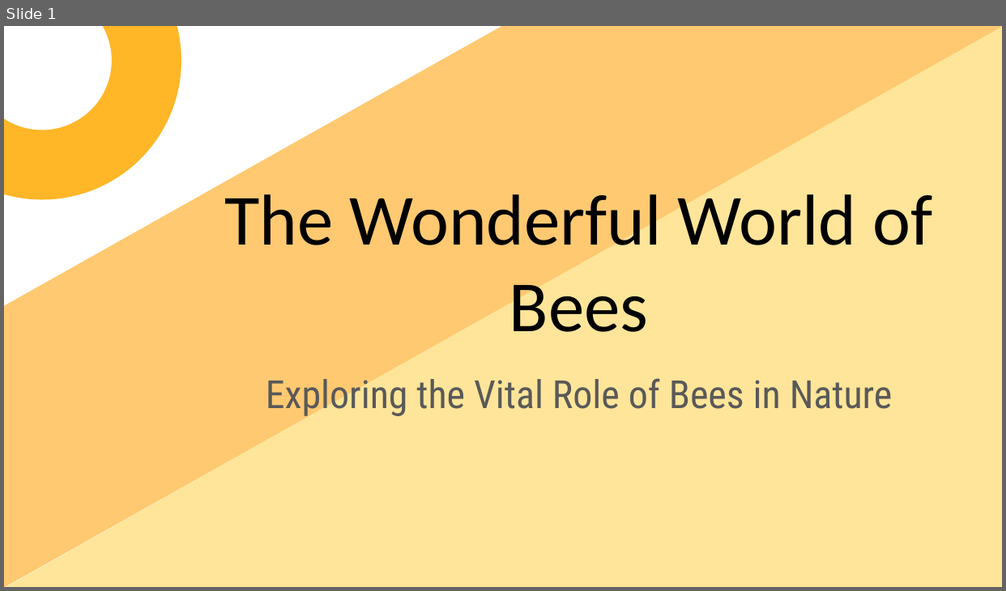
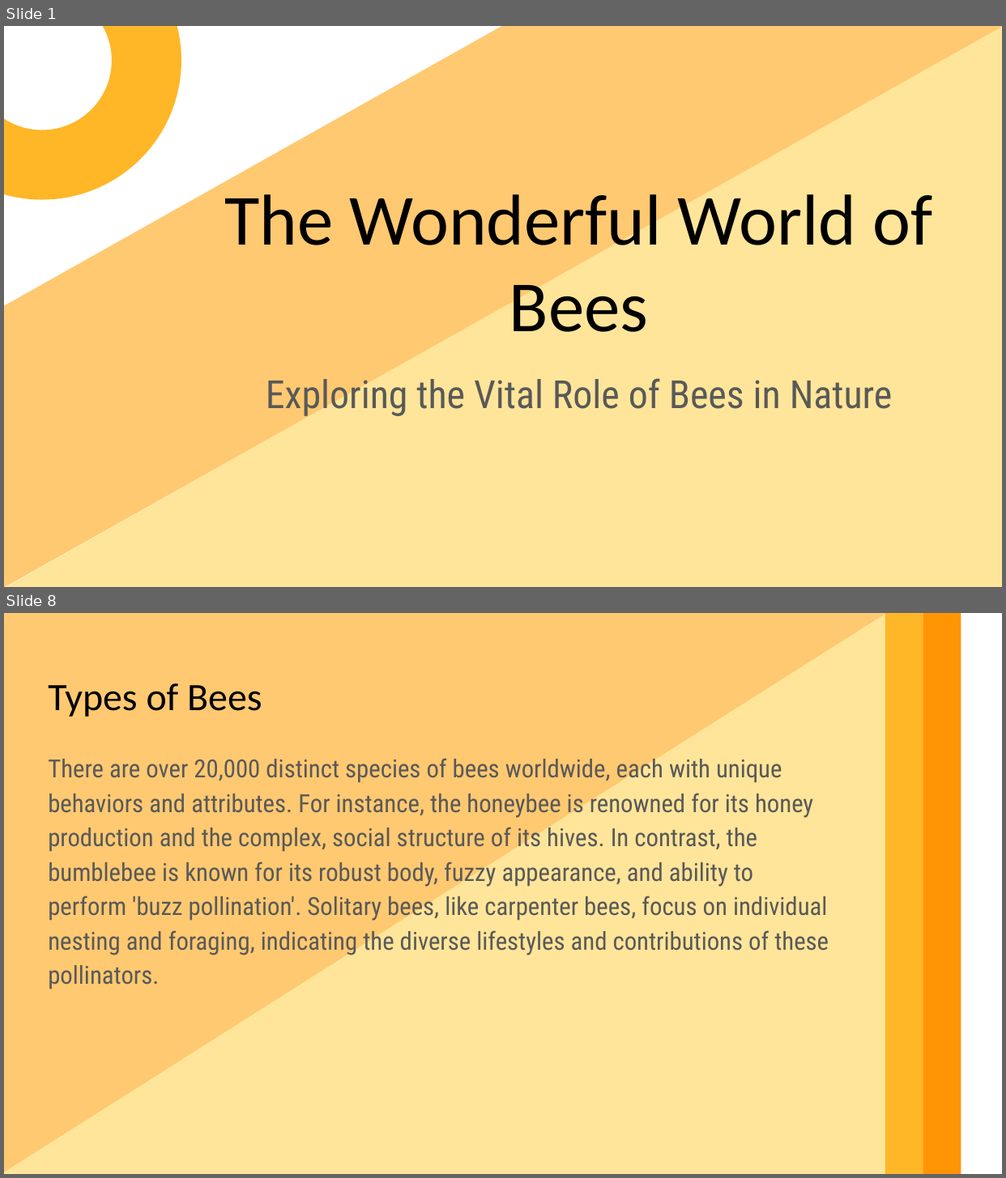
Before and after one commit to jeremyvet/ai-slides, a slide deck: cool.pptx. Shown one above the other, each under a label of ours: slide 1 before the commit, slides 1 and 8 after it; the slides between them are not shown. The pictures are 1006x591 and 1006x1178 pixels, drawn with LibreOffice and Linux fonts; fonts in the diff are those of the drawing. Boxes give left, top, right and bottom in pixels: in the first picture for what was removed or moved away, otherwise in the second. Text is boxed around its words. In the diff, an @@ line names an element or a change of style, - is before the commit and + after.

```diff
--- a/cool.pptx
+++ b/cool.pptx
@@ slide 8 added at (4, 613, 1002, 1174), background #FFFFFF @@
@@ rectangle added at (4, 613, 960, 1174), fill #FFC971 @@
@@ right triangle added at (4, 613, 887, 1174), fill #FFE599 @@
@@ rectangle added at (885, 613, 923, 1174), fill #FFB627 @@
@@ rectangle added at (923, 613, 961, 1174), fill #FF9505 @@
@@ text added at (48, 683, 262, 717), 28 pt, text #000000 @@
+Types of Bees
@@ text added at (48, 758, 829, 990), 18 pt, text #595959 @@
+There are over 20,000 distinct species of bees worldwide, each with unique behaviors and attributes. For instance, the honeybee is renowned for its honey production and the complex, social structure of its hives. In contrast, the bumblebee is known for its robust body, fuzzy appearance, and ability to perform 'buzz pollination'. Solitary bees, like carpenter bees, focus on individual nesting and foraging, indicating the diverse lifestyles and contributions of these pollinators.
```
Also in this commit, not shown: 5 slides changed, 4 other slides added, 2 other files.
